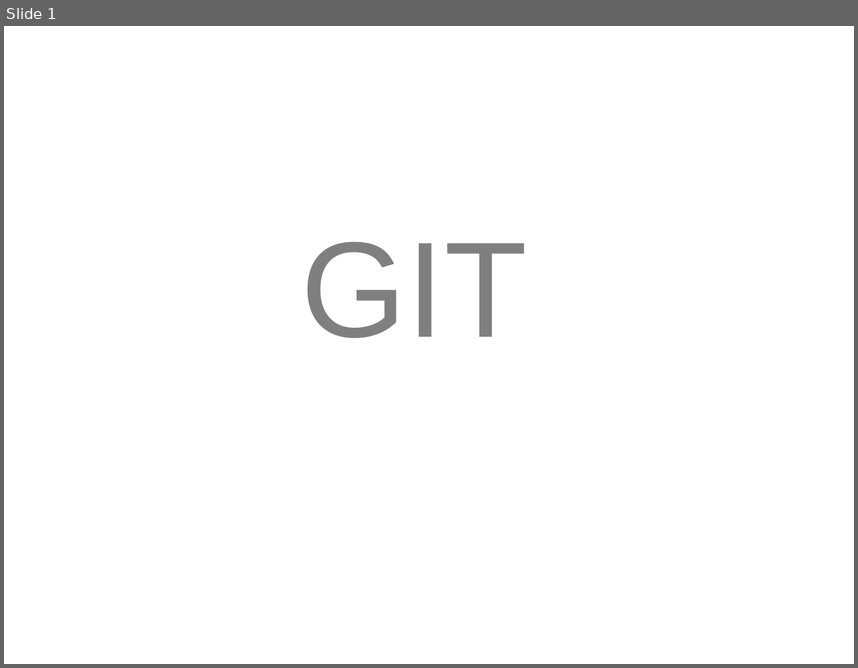
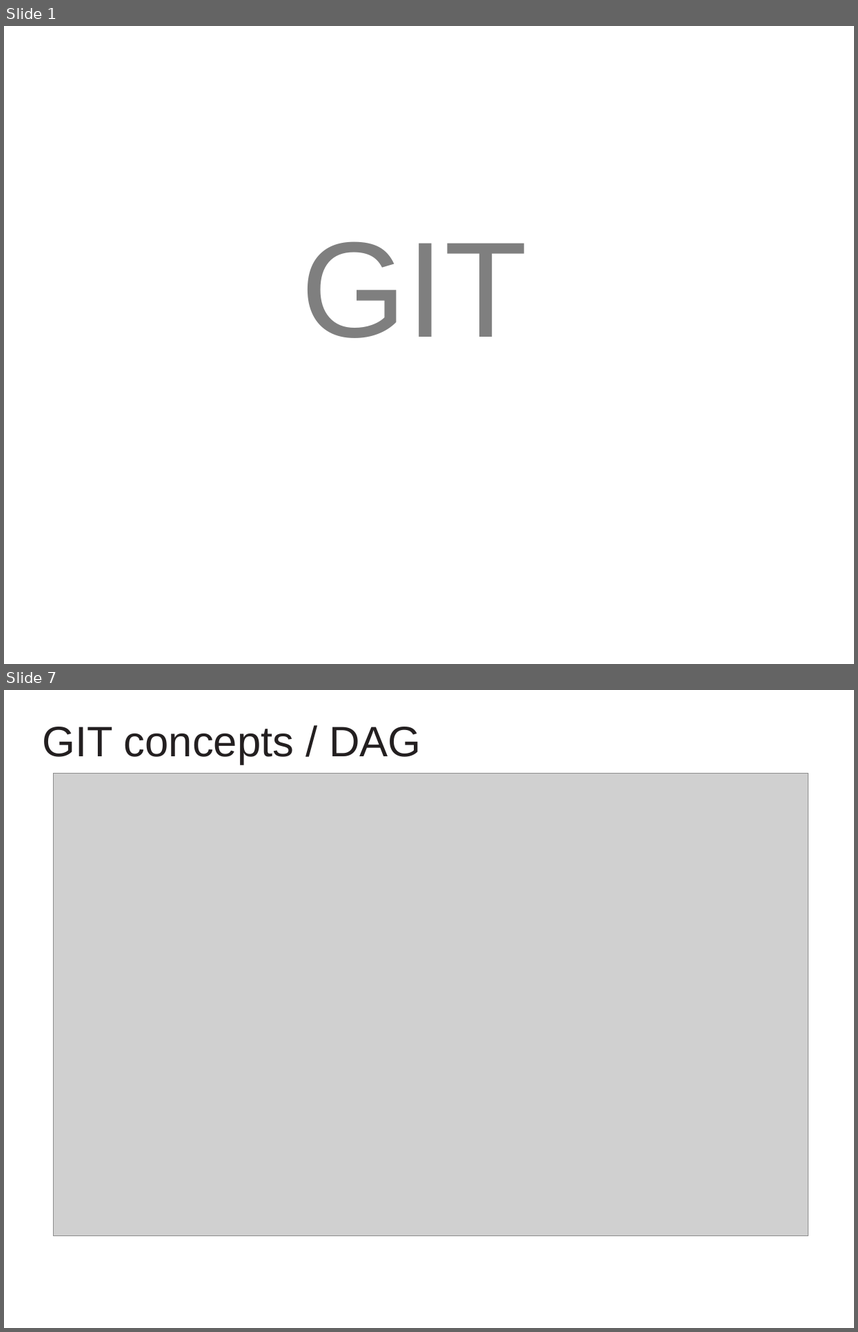
Before and after one commit to cvmocanu/git-presentation, a slide deck: GIT Presentation.pptx. Shown one above the other, each under a label of ours: slide 1 before the commit, slides 1 and 7 after it; the slides between them are not shown. The pictures are 858x668 and 858x1332 pixels, drawn with LibreOffice and Linux fonts; fonts in the diff are those of the drawing; grey boxes stand for pictures; background and template pictures are left out. Boxes give left, top, right and bottom in pixels: in the first picture for what was removed or moved away, otherwise in the second. Text is boxed around its words. In the diff, an @@ line names an element or a change of style, - is before the commit and + after.

```diff
--- a/GIT Presentation.pptx
+++ b/GIT Presentation.pptx
@@ slide 7 added at box(4, 690, 854, 1328), background #FFFFFF @@
@@ text added at box(42, 727, 421, 765), 36 pt, text #231F20 @@
+GIT concepts / DAG
@@ picture added at box(53, 773, 808, 1236) @@
```
Also in this commit, not shown: 4 slides changed, 9 other slides added, 8 other files.
